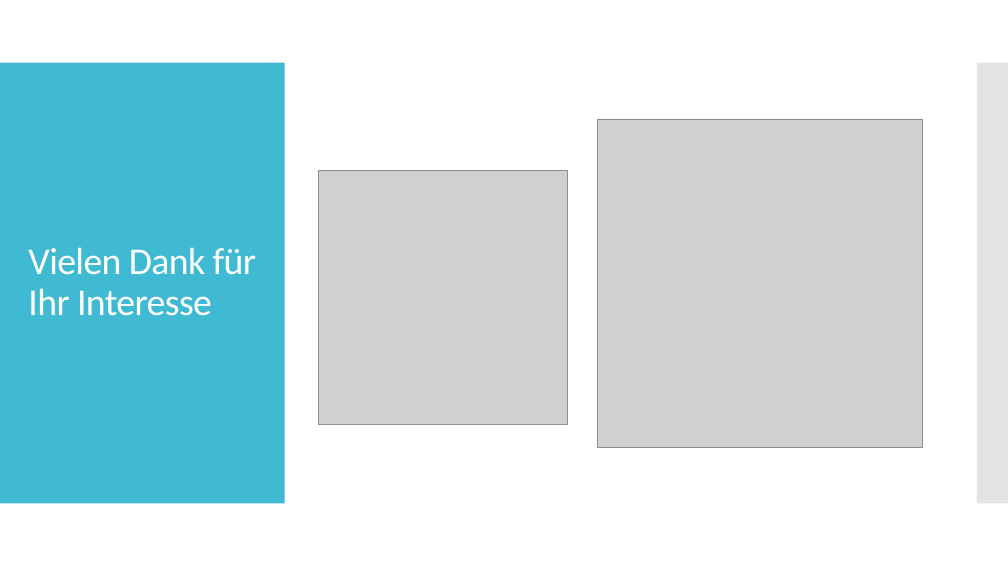
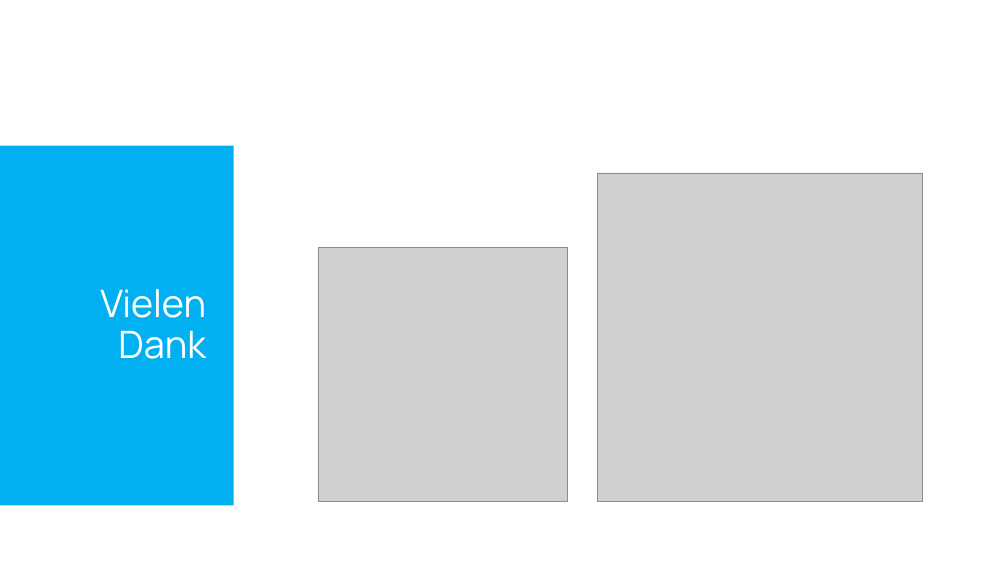
Before and after one commit to SebastianMandl/AEMS, a slide deck: slide 12 of Planung/Praesentationen/Praesentation_Firmentag.pptx (slide 10 before the commit). Drawn at 1008x567 pixels with LibreOffice and Linux fonts; fonts in the diff are those of the drawing; grey boxes stand for pictures; background and template pictures are left out. Boxes give left, top, right and bottom in pixels: in the first picture for what was removed or moved away, otherwise in the second. Text is boxed around its words. In the diff, an @@ line names an element or a change of style, - is before the commit and + after.

```diff
--- a/Planung/Praesentationen/Praesentation_Firmentag.pptx
+++ b/Planung/Praesentationen/Praesentation_Firmentag.pptx
@@ rectangle removed at (977, 63, 1008, 504) @@
@@ rectangle: place and size @@
-rectangle at (0, 63, 285, 504)
+rectangle at (0, 146, 234, 506)
@@ rectangle at (0, 146, 234, 506): fill #40BAD2 to #00B0F0 @@
@@ picture: place and size @@
-picture at (597, 119, 923, 447)
+picture at (597, 173, 923, 501)
@@ picture: place and size @@
-picture at (318, 171, 567, 425)
+picture at (318, 248, 567, 502)
@@ title at (100, 289, 206, 359): text changed; font Calibri to Manrope @@
-Vielen Dank für Ihr Interesse
+Vielen Dank
```
Also in this commit, not shown: 5 other slides changed, 6 slides added, 4 slides removed, 4 other files.
